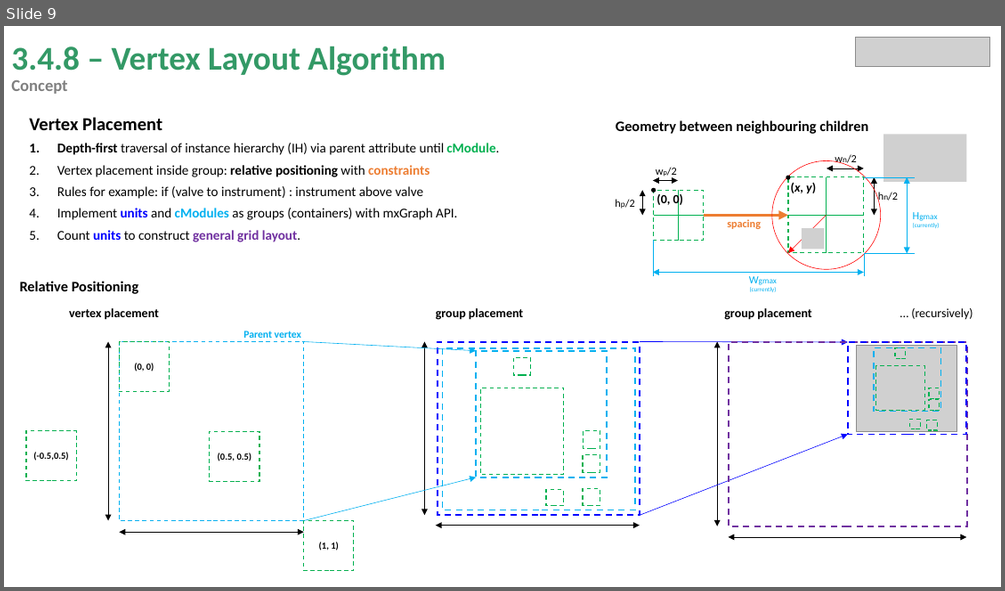
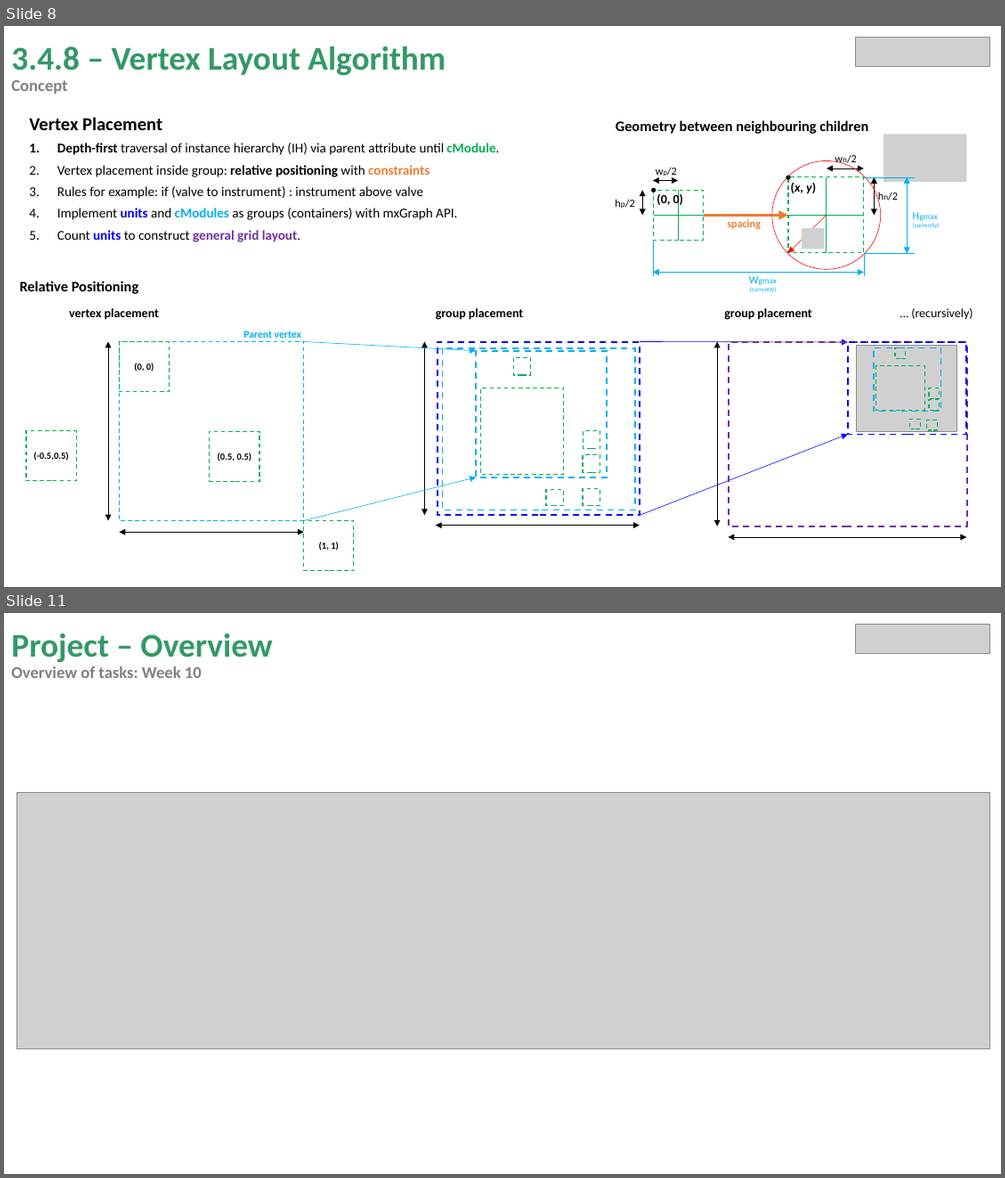
Before and after one commit to miguelrk/tum-mw-bachelorarbeit, a slide deck: 3 Entwicklungsphase/weekly_meeting_10.pptx. Shown one above the other, each under a label of ours: slide 9 before the commit, slides 8 and 11 after it; the slides between them are not shown. The pictures are 1005x591 and 1005x1178 pixels, drawn with LibreOffice and Linux fonts; fonts in the diff are those of the drawing; grey boxes stand for pictures. Boxes give left, top, right and bottom in pixels: in the first picture for what was removed or moved away, otherwise in the second. Text is boxed around its words. In the diff, an @@ line names an element or a change of style, - is before the commit and + after.

```diff
--- a/3 Entwicklungsphase/weekly_meeting_10.pptx
+++ b/3 Entwicklungsphase/weekly_meeting_10.pptx
@@ slide 11 added at [4,613,1001,1174], background #FFFFFF @@
@@ title added at [11,633,272,678], 16 pt, text #808080, bold @@
+Project – Overview
+Overview of tasks: Week 10
@@ picture added at [856,625,990,653] @@
@@ picture added at [17,793,990,1049] @@
@@ what was slide 9 is now slide 8 @@
```
Also in this commit, not shown: 7 slides changed, 1 slide removed, 1 other file.
